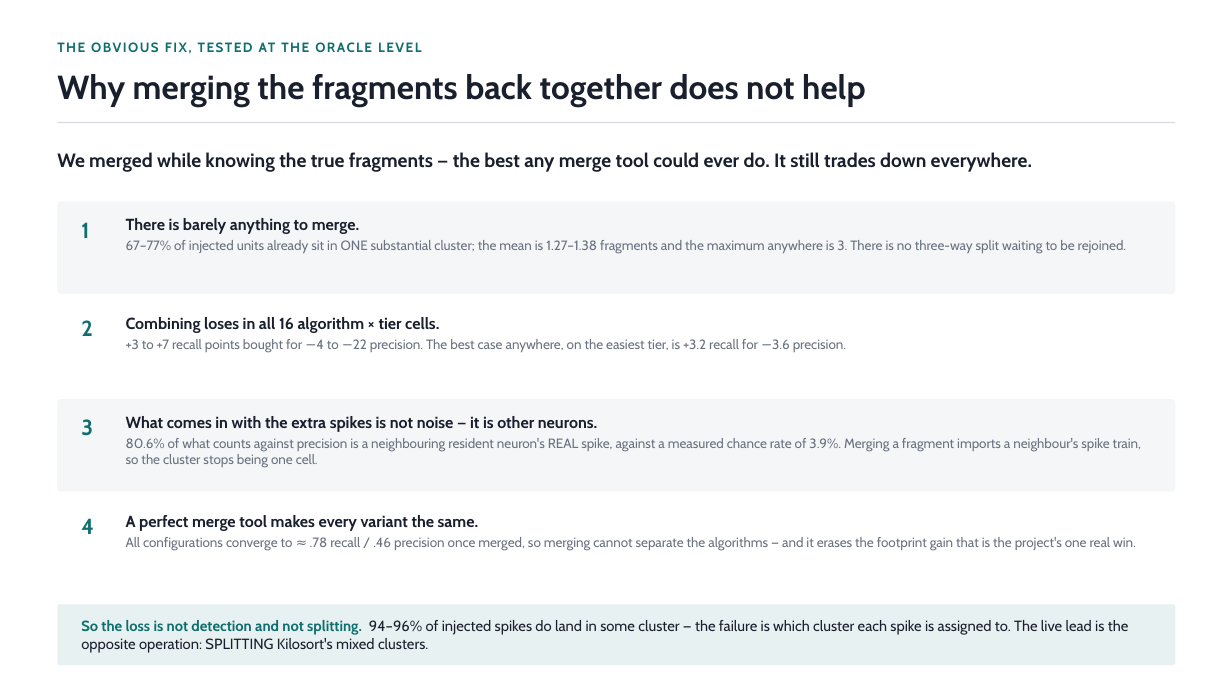
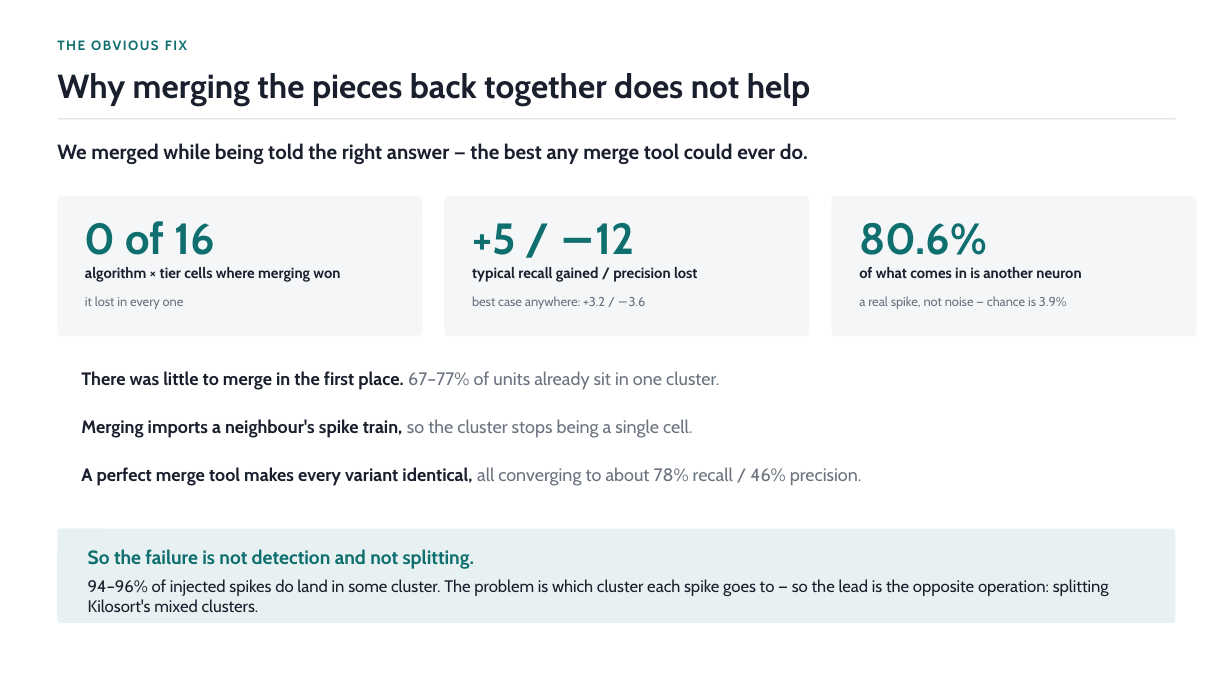
Before and after one commit to ZurGil/striatal-spike-sorting, a slide deck: slide 3 of outputs/kilosort_variants_summary.pptx (slide 2 before the commit). Drawn at 1232x693 pixels with LibreOffice and Linux fonts; fonts in the diff are those of the drawing. Boxes give left, top, right and bottom in pixels: in the first picture for what was removed or moved away, otherwise in the second. Text is boxed around its words. In the diff, an @@ line names an element or a change of style, - is before the commit and + after.

```diff
--- a/outputs/kilosort_variants_summary.pptx
+++ b/outputs/kilosort_variants_summary.pptx
@@ text at bbox=[259, 42, 276, 52]: text changed @@
-THE OBVIOUS FIX, TESTED AT THE ORACLE LEVEL
+THE OBVIOUS FIX
@@ text at bbox=[57, 73, 810, 106]: text changed @@
-Why merging the fragments back together does not help
+Why merging the pieces back together does not help
@@ rectangle: place and size @@
-rectangle at bbox=[57, 122, 1176, 123]
+rectangle at bbox=[57, 118, 1176, 119]
@@ text at bbox=[57, 143, 808, 164]: text changed; size 15 to 16 pt @@
-We merged while knowing the true fragments — the best any merge tool could ever do. It still trades down everywhere.
+We merged while being told the right answer — the best any merge tool could ever do.
@@ rounded rectangle added at bbox=[57, 196, 422, 336], fill #F4F6F8 @@
@@ rounded rectangle at bbox=[445, 196, 810, 336]: proportions changed @@
@@ rounded rectangle: place and size @@
-rounded rectangle at bbox=[57, 201, 1176, 294]
+rounded rectangle at bbox=[445, 196, 810, 336]
@@ rounded rectangle added at bbox=[832, 196, 1197, 336], fill #F4F6F8 @@
@@ text removed at bbox=[81, 222, 89, 238] @@
-1
@@ text added at bbox=[85, 221, 215, 255], 34 pt, text #0F6E6E, bold @@
+0 of 16
@@ text removed at bbox=[126, 218, 1127, 254] @@
-There is barely anything to merge.
-67–77% of injected units already sit in ONE substantial cluster; the mean is 1.27–1.38 fragments and the maximum anywhere is 3. There is no three-way split waiting to be rejoined.
@@ text added at bbox=[472, 223, 634, 255], 34 pt, text #0F6E6E, bold @@
++5 / −12
@@ text added at bbox=[859, 223, 987, 255], 34 pt, text #0F6E6E, bold @@
+80.6%
@@ text added at bbox=[85, 267, 340, 282], 11.5 pt, text #1A1F2E, bold @@
+algorithm × tier cells where merging won
@@ text added at bbox=[472, 267, 697, 282], 11.5 pt, text #1A1F2E, bold @@
+typical recall gained / precision lost
@@ text added at bbox=[859, 267, 1081, 278], 11.5 pt, text #1A1F2E, bold @@
+of what comes in is another neuron
@@ text added at bbox=[85, 296, 184, 309], 10 pt, text #6B7280 @@
+it lost in every one
@@ text added at bbox=[472, 296, 646, 309], 10 pt, text #6B7280 @@
+best case anywhere: +3.2 / −3.6
@@ text added at bbox=[859, 296, 1067, 309], 10 pt, text #6B7280 @@
+a real spike, not noise — chance is 3.9%
@@ rounded rectangle removed at bbox=[57, 300, 1176, 393] @@
@@ text removed at bbox=[81, 320, 93, 336] @@
-2
@@ text removed at bbox=[126, 317, 846, 353] @@
-Combining loses in all 16 algorithm × tier cells.
-+3 to +7 recall points bought for −4 to −22 precision. The best case anywhere, on the easiest tier, is +3.2 recall for −3.6 precision.
@@ text added at bbox=[81, 371, 719, 390], 14 pt, text #1A1F2E, bold @@
+There was little to merge in the first place. 67–77% of units already sit in one cluster.
@@ rounded rectangle removed at bbox=[57, 399, 1176, 492] @@
@@ text at bbox=[81, 419, 692, 438]: text changed; size 10.5 to 14 pt; text colour #6B7280 to #1A1F2E; bold on @@
-What comes in with the extra spikes is not noise — it is other neurons.
-80.6% of what counts against precision is a neighbouring resident neuron's REAL spike, against a measured chance rate of 3.9%. Merging a fragment imports a neighbour's spike train, so the cluster stops being one cell.
+Merging imports a neighbour's spike train, so the cluster stops being a single cell.
@@ text removed at bbox=[81, 419, 93, 436] @@
-3
@@ text at bbox=[81, 467, 862, 486]: text changed; size 10.5 to 14 pt; text colour #6B7280 to #1A1F2E; bold on @@
-A perfect merge tool makes every variant the same.
-All configurations converge to ≈ .78 recall / .46 precision once merged, so merging cannot separate the algorithms — and it erases the footprint gain that is the project's one real win.
+A perfect merge tool makes every variant identical, all converging to about 78% recall / 46% precision.
@@ rounded rectangle removed at bbox=[57, 498, 1176, 591] @@
@@ rounded rectangle: place and size @@
-rounded rectangle at bbox=[57, 604, 1176, 665]
+rounded rectangle at bbox=[57, 529, 1176, 623]
@@ rounded rectangle at bbox=[57, 529, 1176, 623]: proportions changed @@
@@ text removed at bbox=[81, 518, 94, 534] @@
-4
@@ text at bbox=[88, 549, 1109, 612]: text changed; size 11.5 to 13 pt @@
-So the loss is not detection and not splitting. 94–96% of injected spikes do land in some cluster — the failure is which cluster each spike is assigned to. The live lead is the opposite operation: SPLITTING Kilosort's mixed clusters.
+So the failure is not detection and not splitting.
+94–96% of injected spikes do land in some cluster. The problem is which cluster each spike goes to — so the lead is the opposite operation: splitting Kilosort's mixed clusters.
```
Also in this commit, not shown: 2 slides added, 1 slide removed, 1 other file.
